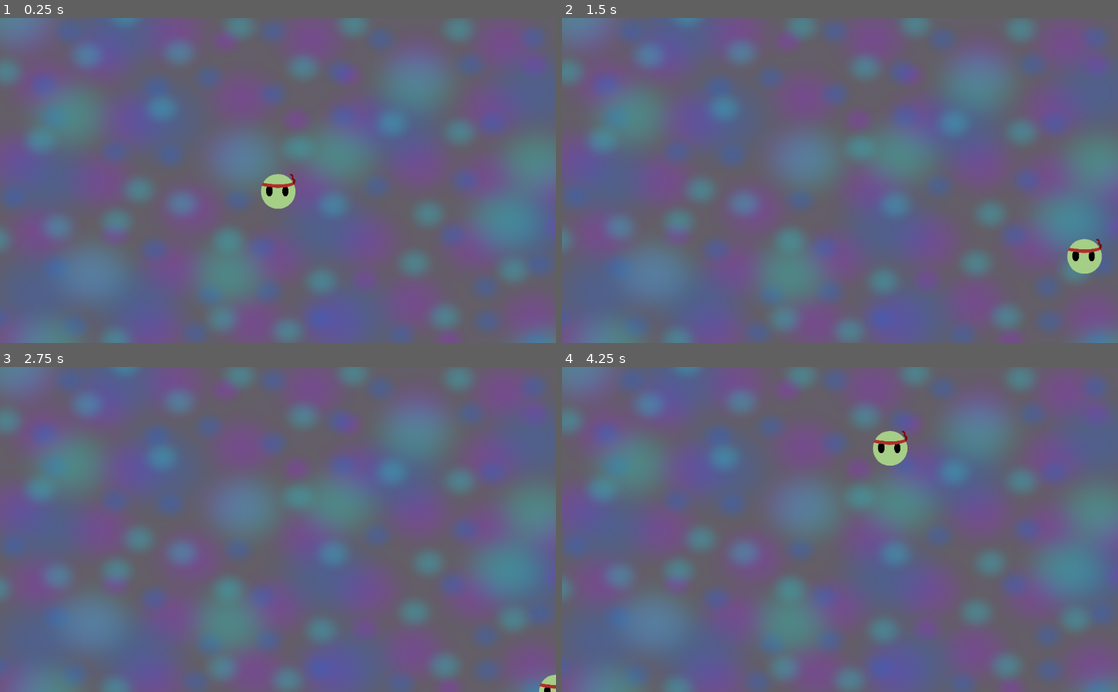
Above: before the commit, frames 1-4 (two rows, left to right).
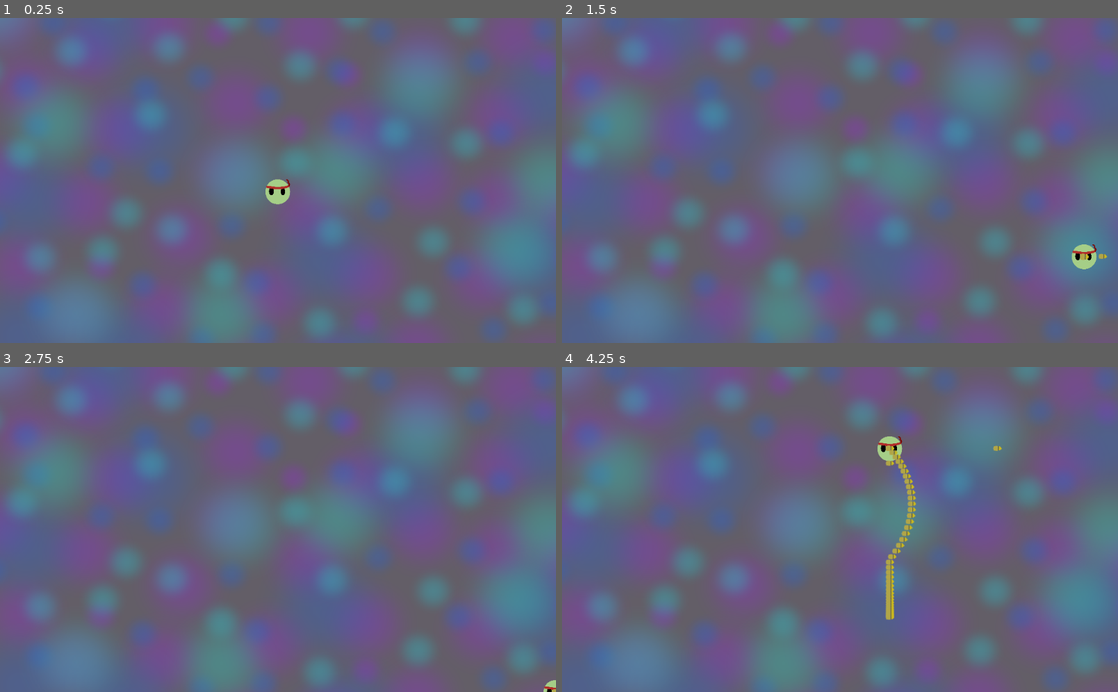
Above: after the commit, the same moments.

Repository: BobWizardLad/combo-gun
Game: Godot game, scene res://Root Scene.tscn
Same seed, same stepped clock (60 frames per second), same inputs: the game is played once before the commit and once after it. Before the commit the project starts from res://shooting_range.tscn.
Inputs (mouse positions are in pixels of both pictures, inside the frame that each line leads up to):
- Up to frame 1 (0.25 s): no input
- Up to frame 2 (1.5 s): tap Enter at 0.5 s; move the mouse to (962, 164) at 0.52 s; press the mouse at (962, 164) at 0.53 s; hold D (move_right) 0.53-1.28 s; move the mouse to (728, 196) at 1.27 s; release the mouse at (728, 196) at 1.28 s; hold S (move_down) from 1.28 s (still down); click (728, 196) at 1.35 s
- Up to frame 3 (2.75 s): move the mouse to (333, 458) at 2.02 s; release S (move_down) at 2.03 s; press the mouse at (333, 458) at 2.03 s; hold D (move_right) from 2.03 s (still down)
- Up to frame 4 (4.25 s): tap Space at 2.75 s; move the mouse to (812, 594) at 2.77 s; release D (move_right) at 2.78 s; release the mouse at (812, 594) at 2.78 s; hold W (move_up) 2.78-3.53 s; click (812, 594) at 2.85 s; move the mouse to (1006, 578) at 3.52 s; press the mouse at (1006, 578) at 3.53 s; hold A (move_left) from 3.53 s (still down)

The runs differ from the first frame. In frame 1, 16% of the frame differs, in the area x 0-100%, y 0-100%; in frame 2, 16%; in frame 3, 16%; in frame 4, 17%.

Commit message:
Player Fires Projectiles
The player can now move, and fire bullets at the mouse location. However, the bullets can only be fired between 270 and 0 degrees (bottom left quarter).

Diff:
--- /dev/null
+++ b/Bullet.gd
@@ -0,0 +1,24 @@
+extends KinematicBody2D
+
+# Character Variables
+var speed = 600
+var lifespan = 600
+var screen_size
+var velocity = Vector2()
+
+# Called when the node enters the scene tree for the first time.
+func _ready():
+	screen_size = get_viewport_rect().size
+
+
+# Called every frame. 'delta' is the elapsed time since the previous frame.
+func _process(delta):
+	if(lifespan <= 0):
+		queue_free()
+	velocity = velocity.normalized() * speed
+
+	position += velocity * delta
+	position.x = clamp(position.x, 0, screen_size.x)
+	position.y = clamp(position.y, 0, screen_size.y)
+
+	lifespan -= 1
--- /dev/null
+++ b/Entity.gd
@@ -0,0 +1,19 @@
+extends KinematicBody2D
+
+# Character Variables
+var speed = 600
+var screen_size
+var velocity = Vector2()
+
+# Called when the node enters the scene tree for the first time.
+func _ready():
+	screen_size = get_viewport_rect().size
+
+
+# Called every frame. 'delta' is the elapsed time since the previous frame.
+func _process(delta):
+	velocity = velocity.normalized() * speed
+
+	position += velocity * delta
+	position.x = clamp(position.x, 0, screen_size.x)
+	position.y = clamp(position.y, 0, screen_size.y)
--- a/Player.gd
+++ b/Player.gd
@@ -1,19 +1,12 @@
-extends RigidBody2D
+extends "res://Entity.gd"
 
+# Player Variables
+var gun = []
+var amo_bag = []
 
-# Declare member variables here. Examples:
-var speed = 600
-var screen_size
-
-
-# Called when the node enters the scene tree for the first time.
-func _ready():
-	screen_size = get_viewport_rect().size
-
-
-# Called every frame. 'delta' is the elapsed time since the previous frame.
-func _process(delta):
-	var velocity = Vector2.ZERO # Player move vector
+# Player Motion
+func move_input(delta):
+	velocity = Vector2.ZERO # Player move vector
 	if(Input.is_action_pressed("move_up")):
 		velocity.y -= 1
 	if(Input.is_action_pressed("move_down")):
@@ -23,12 +16,25 @@
 	if(Input.is_action_pressed("move_left")):
 		velocity.x -= 1
 
-	if velocity.length() > 0:
-		velocity = velocity.normalized() * speed
-		$AnimatedSprite.play()
-	else:
-		$AnimatedSprite.stop()
+func gun_controller():
+	# when click, get mouse pos
+	var target = get_global_mouse_position()
+	var bullet_vec = Vector2(target.x - global_position.x, target.y - global_position.y)
 
-	position += velocity * delta
-	position.x = clamp(position.x, 0, screen_size.x)
-	position.y = clamp(position.y, 0, screen_size.y)
+	# summon bullet and set velocity vector towards mouse pos at velocity
+	var bullet = KinematicBody2D.new()
+	var bullet_sprite = Sprite.new()
+	bullet_sprite.texture = load("res://bullet.png")
+	bullet.set_script(load("res://Bullet.gd"))
+	bullet.add_child(bullet_sprite)
+	bullet.velocity = bullet_vec
+	add_child(bullet)
+
+# Called when the node enters the scene tree for the first time.
+func _ready():
+	pass
+# Called every frame. 'delta' is the elapsed time since the previous frame.
+func _process(delta):
+	move_input(delta)
+	if Input.is_action_pressed("click"):
+		gun_controller()
--- /dev/null
+++ b/Root Scene.tscn
@@ -0,0 +1,29 @@
+[gd_scene load_steps=5 format=2]
+
+[ext_resource path="res://Entity.gd" type="Script" id=1]
+[ext_resource path="res://Player.gd" type="Script" id=2]
+[ext_resource path="res://floor.png" type="Texture" id=3]
+[ext_resource path="res://player.png" type="Texture" id=4]
+
+[node name="Root Scene" type="Node2D"]
+
+[node name="Entity" type="KinematicBody2D" parent="."]
+script = ExtResource( 1 )
+
+[node name="Item" type="Node" parent="."]
+
+[node name="Floor" type="Sprite" parent="."]
+position = Vector2( 504, 344 )
+scale = Vector2( 0.32, 0.307 )
+texture = ExtResource( 3 )
+
+[node name="Player" type="KinematicBody2D" parent="."]
+position = Vector2( 512, 320 )
+script = ExtResource( 2 )
+__meta__ = {
+"_edit_group_": true
+}
+
+[node name="PlayerSprite" type="Sprite" parent="Player"]
+scale = Vector2( 0.165, 0.165 )
+texture = ExtResource( 4 )
--- a/project.godot
+++ b/project.godot
@@ -11,7 +11,7 @@
 [application]
 
 config/name="Combo Gun"
-run/main_scene="res://shooting_range.tscn"
+run/main_scene="res://Root Scene.tscn"
 config/icon="res://icon.png"
 
 [gui]
@@ -40,6 +40,11 @@
 "events": [ Object(InputEventKey,"resource_local_to_scene":false,"resource_name":"","device":0,"alt":false,"shift":false,"control":false,"meta":false,"command":false,"pressed":false,"scancode":68,"physical_scancode":0,"unicode":0,"echo":false,"script":null)
  ]
 }
+click={
+"deadzone": 0.5,
+"events": [ Object(InputEventMouseButton,"resource_local_to_scene":false,"resource_name":"","device":0,"alt":false,"shift":false,"control":false,"meta":false,"command":false,"button_mask":0,"position":Vector2( 0, 0 ),"global_position":Vector2( 0, 0 ),"factor":1.0,"button_index":1,"pressed":false,"doubleclick":false,"script":null)
+ ]
+}
 
 [physics]
 
--- a/shooting_range.tscn
+++ /dev/null
@@ -1,41 +0,0 @@
-[gd_scene load_steps=6 format=2]
-
-[ext_resource path="res://floor.png" type="Texture" id=1]
-[ext_resource path="res://Player.gd" type="Script" id=2]
-[ext_resource path="res://player.png" type="Texture" id=3]
-
-[sub_resource type="SpriteFrames" id=1]
-animations = [ {
-"frames": [ ExtResource( 3 ) ],
-"loop": true,
-"name": "Player",
-"speed": 5.0
-}, {
-"frames": [  ],
-"loop": true,
-"name": "default",
-"speed": 5.0
-} ]
-
-[sub_resource type="CircleShape2D" id=2]
-radius = 32.0
-
-[node name="Node2D" type="Node2D"]
-
-[node name="Floor" type="Sprite" parent="."]
-position = Vector2( 512, 304 )
-scale = Vector2( 0.302, 0.255 )
-texture = ExtResource( 1 )
-
-[node name="Player" type="RigidBody2D" parent="."]
-position = Vector2( 512, 320 )
-script = ExtResource( 2 )
-
-[node name="AnimatedSprite" type="AnimatedSprite" parent="Player"]
-position = Vector2( 1, -1 )
-scale = Vector2( 0.23, 0.231 )
-frames = SubResource( 1 )
-animation = "Player"
-
-[node name="CollisionShape2D" type="CollisionShape2D" parent="Player"]
-shape = SubResource( 2 )
Binary file added: bullet.png
Not shown, added: bullet.png.import
